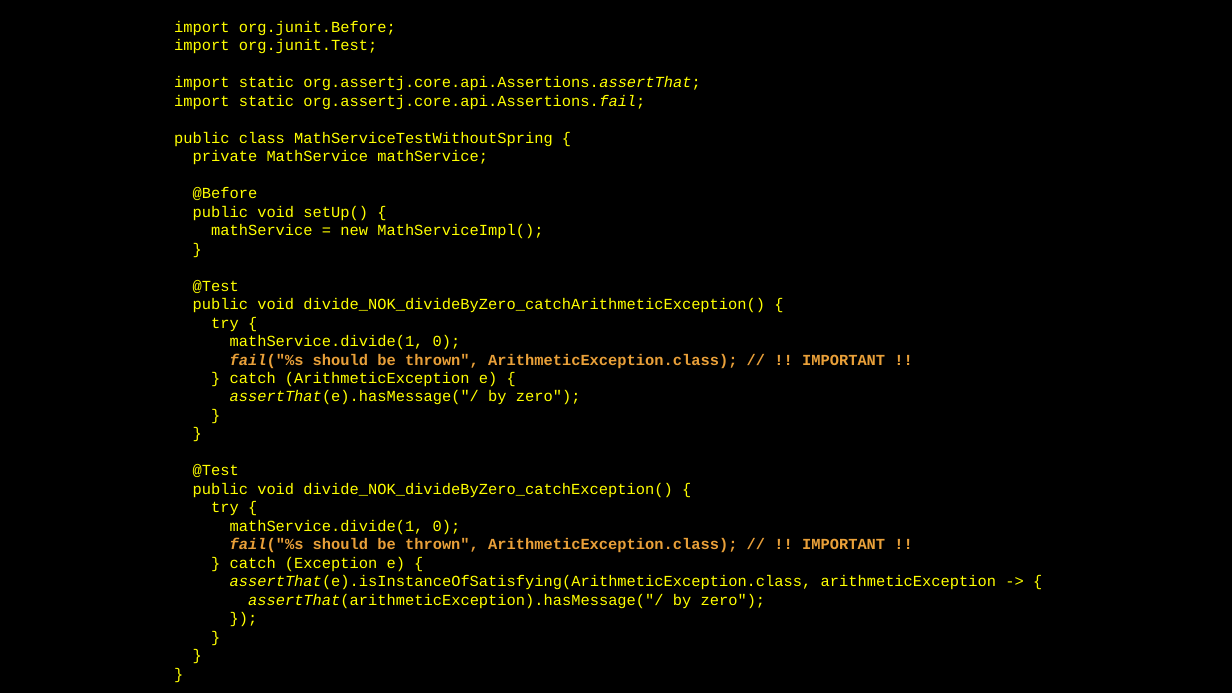
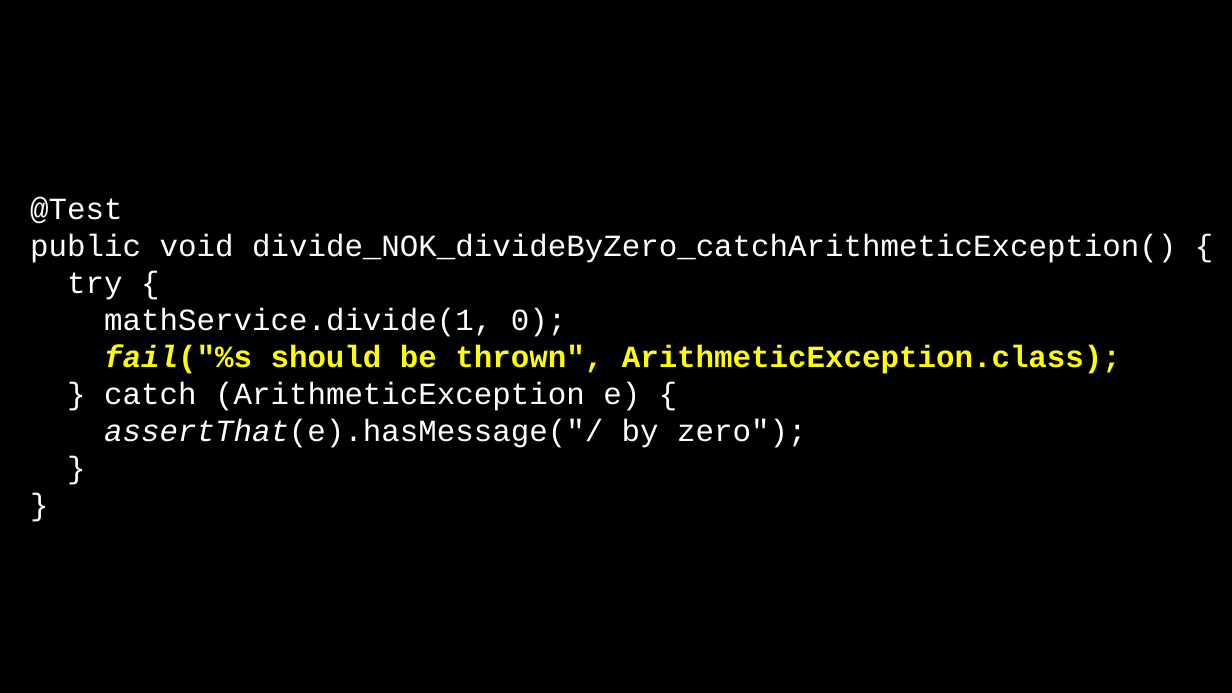
Before and after one commit to jack-geronimo/spring-boot-test-meetup, a slide deck: slide 7 of meetup-presentation.pptx (slide 6 before the commit). Drawn at 1232x693 pixels with LibreOffice and Linux fonts; fonts in the diff are those of the drawing; background and template pictures are left out. Boxes give left, top, right and bottom in pixels: in the first picture for what was removed or moved away, otherwise in the second. Text is boxed around its words. In the diff, an @@ line names an element or a change of style, - is before the commit and + after.

```diff
--- a/meetup-presentation.pptx
+++ b/meetup-presentation.pptx
@@ text at <box>30,197,1176,448</box>: text changed; size 12 to 24 pt; text colour #FFFF00 to #FFFFFF @@
-import org.junit.Before;
-import org.junit.Test;
-import static org.assertj.core.api.Assertions.assertThat;
-import static org.assertj.core.api.Assertions.fail;
-public class MathServiceTestWithoutSpring {
-private MathService mathService;
-@Before
-public void setUp() {
-mathService = new MathServiceImpl();
-}
-@Test
-public void divide_NOK_divideByZero_catchArithmeticException() {
-try {
-mathService.divide(1, 0);
-fail("%s should be thrown", ArithmeticException.class); // !! IMPORTANT !!
-} catch (ArithmeticException e) {
-assertThat(e).hasMessage("/ by zero");
-}
-}
-@Test
-public void divide_NOK_divideByZero_catchException() {
-try {
-mathService.divide(1, 0);
-fail("%s should be thrown", ArithmeticException.class); // !! IMPORTANT !!
-} catch (Exception e) {
-assertThat(e).isInstanceOfSatisfying(ArithmeticException.class, arithmeticException -> {
-assertThat(arithmeticException).hasMessage("/ by zero");
-});
-}
-}
-}
+@Test
+public void divide_NOK_divideByZero_catchArithmeticException() {
+try {
+mathService.divide(1, 0);
+fail("%s should be thrown", ArithmeticException.class);
+} catch (ArithmeticException e) {
+assertThat(e).hasMessage("/ by zero");
+}
+}
```
Also in this commit, not shown: 12 other slides changed, 3 slides added, 1 slide removed.
